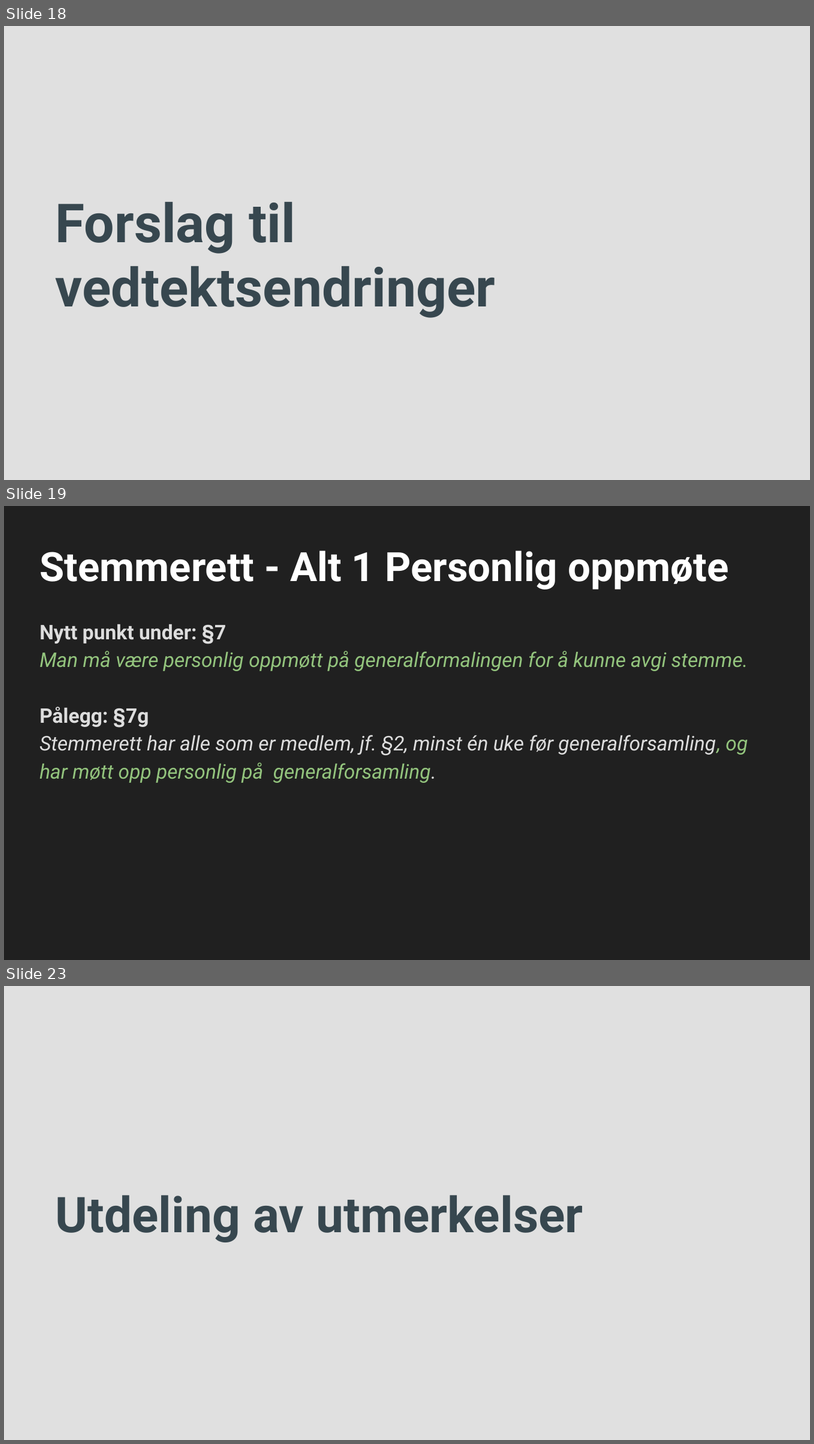
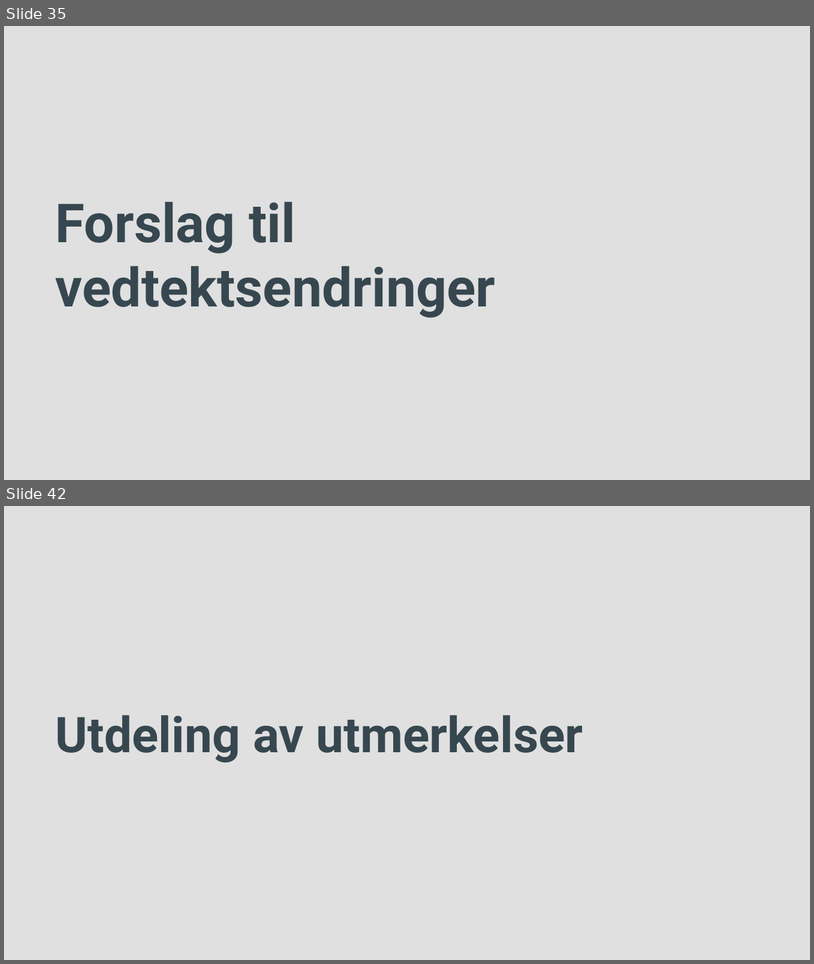
Before and after one commit to cybernetisk/docs, a slide deck: generalforsamling/21H/Generalforsamling H2021.pptx. Shown one above the other, each under a label of ours: slides 18, 19 and 23 before the commit, slides 35 and 42 after it; the slides between them are not shown. The pictures are 814x1444 and 814x964 pixels, drawn with LibreOffice and Linux fonts; fonts in the diff are those of the drawing; background and template pictures are left out. Boxes give left, top, right and bottom in pixels: in the first picture for what was removed or moved away, otherwise in the second. Text is boxed around its words. In the diff, an @@ line names an element or a change of style, - is before the commit and + after.

```diff
--- a/generalforsamling/21H/Generalforsamling H2021.pptx
+++ b/generalforsamling/21H/Generalforsamling H2021.pptx
@@ slide 19 removed at [4, 506, 810, 960], background #202020 @@
@@ title removed at [39, 550, 729, 589] @@
-Stemmerett - Alt 1 Personlig oppmøte
@@ text removed at [39, 624, 749, 783] @@
-Nytt punkt under: §7
-Man må være personlig oppmøtt på generalformalingen for å kunne avgi stemme.
-Pålegg: §7g
-Stemmerett har alle som er medlem, jf. §2, minst én uke før generalforsamling, og har møtt opp personlig på generalforsamling.
@@ what was slide 18 is now slide 35 @@
@@ what was slide 23 is now slide 42 @@
```
Also in this commit, not shown: 3 slides changed, 24 slides added, 4 other slides removed, 3 other files.
